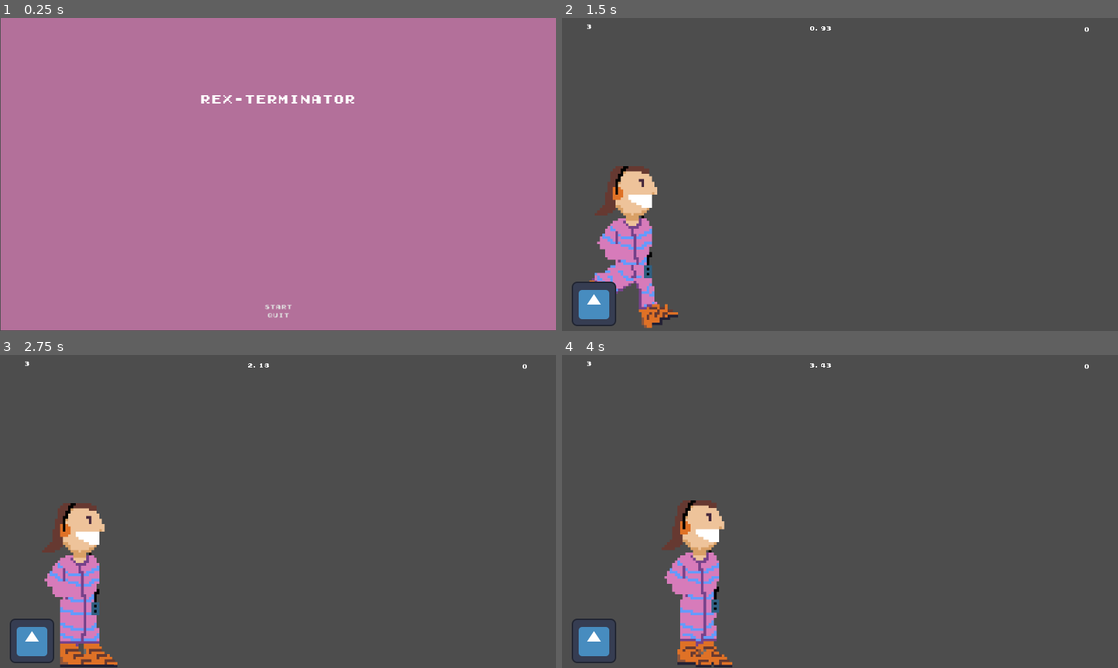
Above: before the commit, frames 1-4 (two rows, left to right).
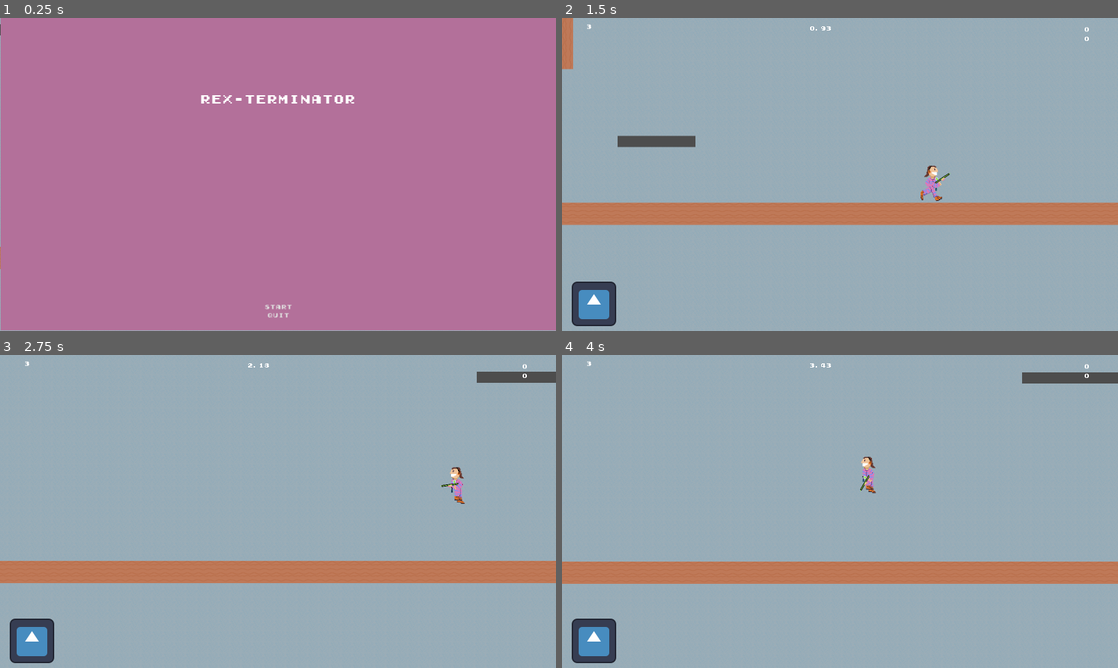
Above: after the commit, the same moments.

Repository: deruitda/ludum-dare-56
Game: Godot game, scene res://scenes/core/main.tscn
The game is run twice, just before and just after one commit, with the same random seed, the same clock (stepped at 60 frames per second) and the same inputs. The engine's default icon, where the game draws it, is replaced by a stand-in: a white triangle on a blue panel in a dark square. Sound files missing from this copy of the repository are replaced by a short silence.
Inputs (mouse positions are in pixels of both pictures, inside the frame that each line leads up to):
- Up to frame 1 (0.25 s): no input
- Up to frame 2 (1.5 s): click "Start" at 0.5 s; move the mouse to (962, 158) at 1.27 s; hold D (move_right) from 1.28 s (still down); tap Shift (dash) at 1.35 s
- Up to frame 3 (2.75 s): keep holding D (move_right); tap Space (jump) at 1.52, 1.82, 2.27, 2.57 s; move the mouse to (166, 527) at 2.02 s; click (166, 527) at 2.1 s
- Up to frame 4 (4 s): move the mouse to (895, 442) at 2.77 s; release D (move_right) at 2.78 s; hold A (move_left) 2.78-3.53 s; tap Shift (dash) at 2.85 s; move the mouse to (812, 574) at 3.52 s; hold D (move_right) from 3.53 s (still down); click (812, 574) at 3.6 s; tap Space (jump) at 3.77 s

The runs differ from the first frame. In frame 1, 0.3% of the frame differs, in the area x 0-100%, y 0-100%; in frame 2, 98%; in frame 3, 98%; in frame 4, 98%.

Commit message:
health ui

Diff:
--- a/globals/signal_bus.gd
+++ b/globals/signal_bus.gd
@@ -1,6 +1,6 @@
 extends Node
 
-signal player_hurt()
+signal player_health_changed(new_health_value: int)
 
 signal player_kill()
 
--- a/scenes/core/hp.gd
+++ b/scenes/core/hp.gd
@@ -4,9 +4,9 @@
 
 # Called when the node enters the scene tree for the first time.
 func _ready() -> void:
-	SignalBus.player_hurt.connect(on_player_hurt)
+	SignalBus.player_health_changed.connect(_set_current_health)
 	self.text = str(health)
 
-func on_player_hurt() -> void:
-	health -= 1
+func _set_current_health(new_health: int) -> void:
+	health = new_health
 	self.text = str(health)
--- a/scenes/core/kill_count.gd
+++ b/scenes/core/kill_count.gd
@@ -1,12 +1,12 @@
 extends Label
 
-var kill_count = 0
+var death_count = 0
 
 # Called when the node enters the scene tree for the first time.
 func _ready() -> void:
-	SignalBus.player_kill.connect(on_player_kill)
-	self.text = str(kill_count)
+	SignalBus.player_died.connect(_on_player_death)
+	self.text = str(death_count)
 
-func on_player_kill() -> void:
-	kill_count += 1
-	text = str(kill_count)
+func _on_player_death() -> void:
+	death_count += 1
+	text = str(death_count)
--- a/scenes/core/main.tscn
+++ b/scenes/core/main.tscn
@@ -16,6 +16,7 @@
 
 [node name="World" parent="." instance=ExtResource("2_6cr2y")]
 current_level = ExtResource("5_60tcq")
+skip_cutscene = true
 
 [node name="AudioStreamPlayer" type="AudioStreamPlayer" parent="."]
 stream = ExtResource("6_g2rgv")
--- a/scenes/core/ui.tscn
+++ b/scenes/core/ui.tscn
@@ -63,6 +63,23 @@
 horizontal_alignment = 1
 script = ExtResource("3_cgw1v")
 
+[node name="DeathCountBackground" type="Panel" parent="."]
+offset_left = 1020.0
+offset_top = 10.0
+offset_right = 1020.0
+offset_bottom = 10.0
+
+[node name="DeathCount" type="Label" parent="DeathCountBackground"]
+layout_mode = 0
+offset_left = 472.0
+offset_top = 40.0
+offset_right = 512.0
+offset_bottom = 63.0
+theme = ExtResource("1_6lw3b")
+text = "0"
+horizontal_alignment = 1
+script = ExtResource("3_cgw1v")
+
 [node name="ItemSlotBackground" type="Panel" parent="."]
 offset_left = 22.0
 offset_top = 482.0
--- a/scenes/core/world.gd
+++ b/scenes/core/world.gd
@@ -2,11 +2,15 @@
 class_name World
 
 @export var current_level : PackedScene
+@export var skip_cutscene: bool = false
 const OPENING_SCENE = preload("res://scenes/levels/opening_scene.tscn")
 # Called when the node enters the scene tree for the first time.
 func _ready() -> void:
-	SignalBus.start_game.connect(start_opening_cutscene) # Replace with function body.
-	SignalBus.opening_cutscene_finished.connect(on_load_level)
+	if skip_cutscene:
+		on_load_level()
+	else:
+		SignalBus.start_game.connect(start_opening_cutscene) # Replace with function body.
+		SignalBus.opening_cutscene_finished.connect(on_load_level)
 
 func start_opening_cutscene():
 	clean_up_scene()
--- a/scenes/player/player.gd
+++ b/scenes/player/player.gd
@@ -203,11 +203,12 @@
 
 func finish_death() -> void:
 	health_component.reset_health()
+	SignalBus.player_health_changed.emit(health_component.current_health)
 	is_dead = false
 	respawn_component.do_respawn(self)
 
 func _on_damage_applied() -> void:
-	SignalBus.player_hurt.emit()
+	SignalBus.player_health_changed.emit(health_component.current_health)
 	pass # Replace with function body.
 
 func get_is_on_floor() -> bool:
